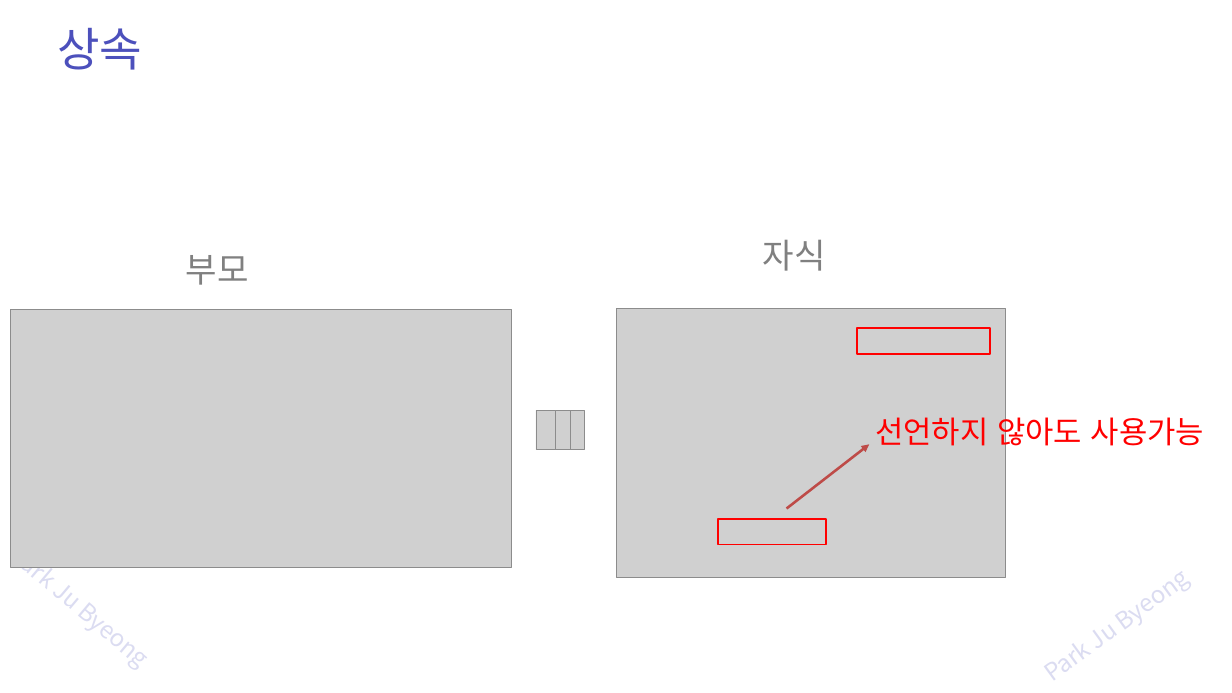
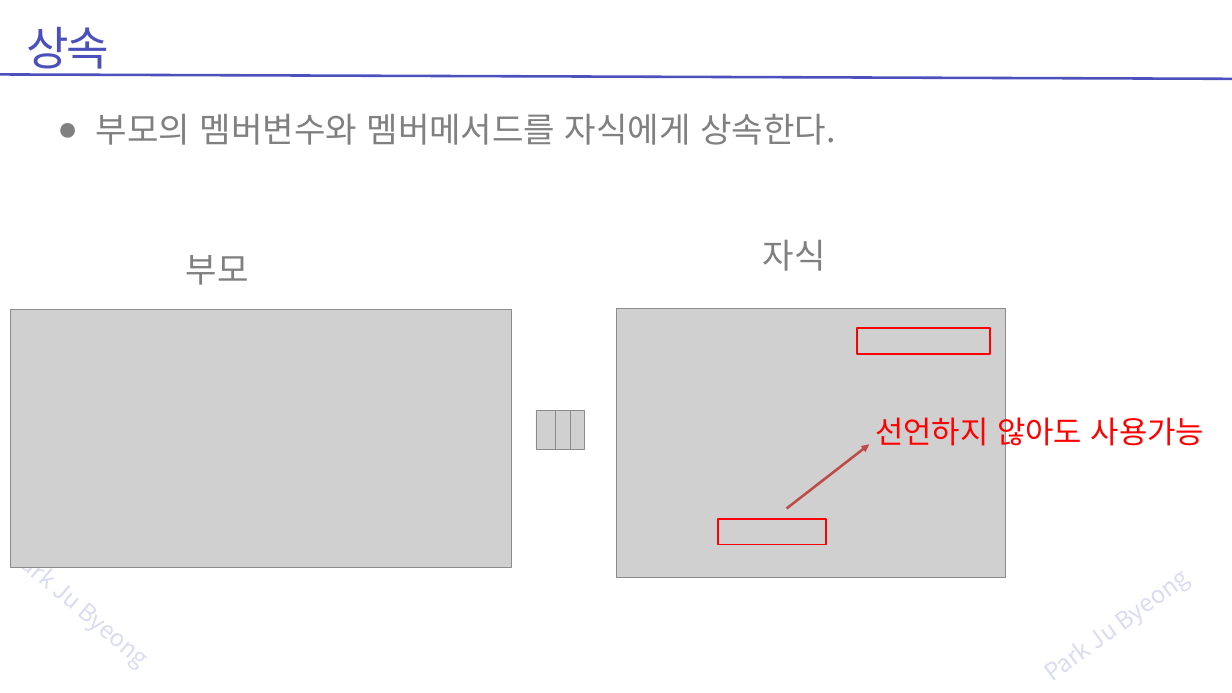
Before and after one commit to zest132/JavaLecture, a slide deck: slide 7 of JavaLecture/LectureFile/java 9강 상속과super.pptx. Drawn at 1232x693 pixels with LibreOffice and Linux fonts; fonts in the diff are those of the drawing; grey boxes stand for pictures. Boxes give left, top, right and bottom in pixels: in the first picture for what was removed or moved away, otherwise in the second. Text is boxed around its words. In the diff, an @@ line names an element or a change of style, - is before the commit and + after.

```diff
--- a/JavaLecture/LectureFile/java 9강 상속과super.pptx
+++ b/JavaLecture/LectureFile/java 9강 상속과super.pptx
@@ text "상속": place and size @@
-text "상속" at (57,28,142,70)
+text "상속" at (27,27,109,76)
@@ text "상속" at (27,27,109,76): letter spacing 0 to -3 pt @@
@@ line added from (1232, 79) to (0, 75), #4C50BC 3 pt @@
@@ text added at (96,114,835,145), 40 pt, text #808080 @@
+● 부모의 멤버변수와 멤버메서드를 자식에게 상속한다.
```
Also in this commit, not shown: 7 other slides changed, 1 slide removed, 1 other file.
